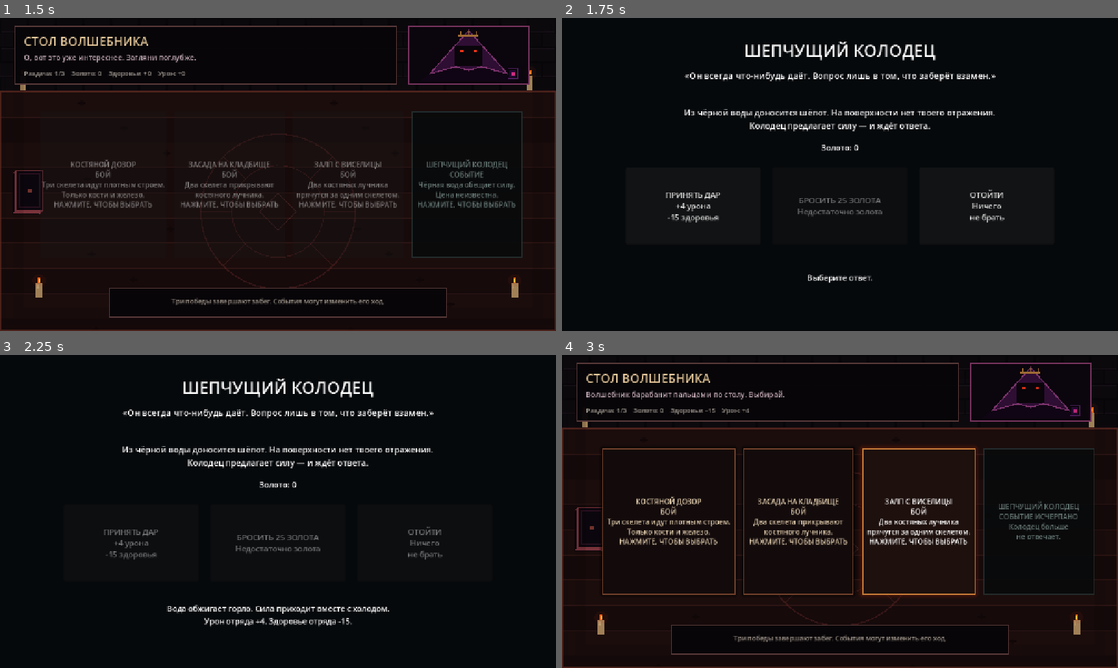
Above: before the commit, frames 1-4 (two rows, left to right).
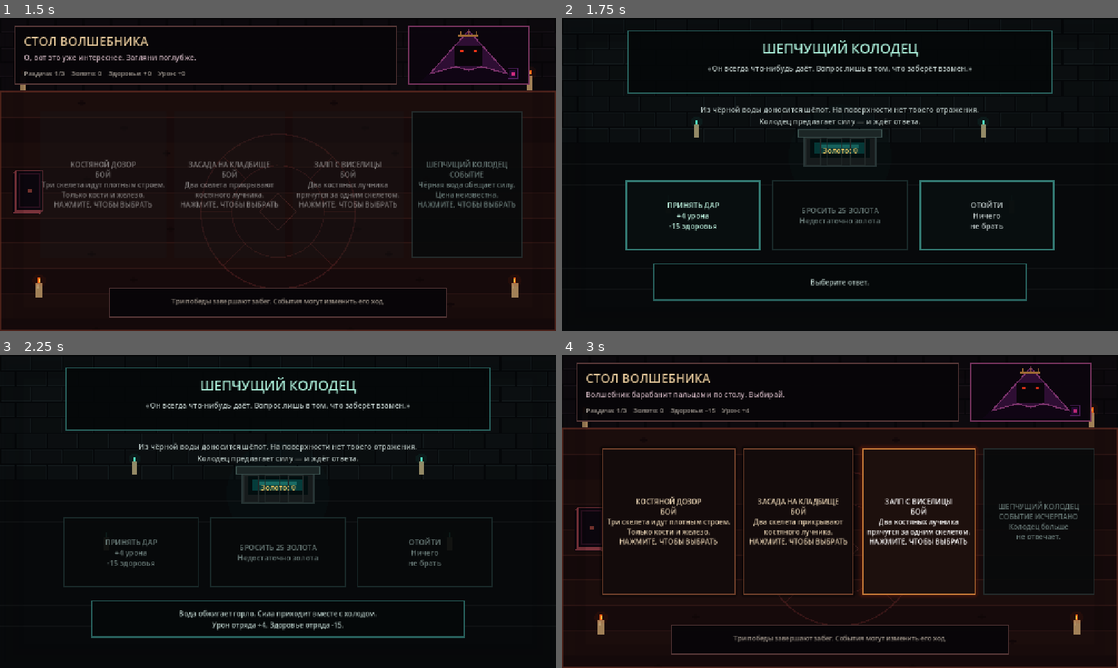
Above: after the commit, the same moments.

Repository: zampolit73/Misdeal
Game: Godot game, scene res://scenes/main/main.tscn
Same seed, same stepped clock (60 frames per second), same inputs: the game is played once before the commit and once after it.
Inputs (mouse positions are in pixels of both pictures, inside the frame that each line leads up to):
- Up to frame 1 (1.5 s): click "ВОЙТИ В ИГРУ" at 0.5 s; click "ШЕПЧУЩИЙ КОЛОДЕЦ СОБЫТИЕ Чёрн…" at 1.25 s
- Up to frame 2 (1.75 s): no input
- Up to frame 3 (2.25 s): click "ПРИНЯТЬ ДАР +4 урона -15 здор…" at 2 s
- Up to frame 4 (3 s): tap Enter at 2.75 s; move the mouse to (962, 495) at 2.77 s; click (962, 495) at 2.92 s

Frame 1 is identical in both runs. In frame 2, 8.8% of the frame differs, in the area x 11-89%, y 4-91%; in frame 3, 9.6%; in frame 4, nothing differs.

Commit message:
Convert Whispering Well to pixel UI

Diff:
--- a/scenes/event/whispering_well.tscn
+++ b/scenes/event/whispering_well.tscn
@@ -1,6 +1,47 @@
-[gd_scene load_steps=2 format=3]
+[gd_scene load_steps=7 format=3]
 
 [ext_resource type="Script" path="res://scripts/event/whispering_well.gd" id="1_event"]
+[ext_resource type="Script" path="res://scripts/event/whispering_well_visual.gd" id="2_visual"]
+
+[sub_resource type="StyleBoxFlat" id="Panel"]
+bg_color = Color(0.018, 0.030, 0.034, 0.94)
+border_width_left = 3
+border_width_top = 3
+border_width_right = 3
+border_width_bottom = 3
+border_color = Color(0.18, 0.44, 0.42, 0.85)
+
+[sub_resource type="StyleBoxFlat" id="ChoiceNormal"]
+bg_color = Color(0.032, 0.055, 0.058, 0.98)
+border_width_left = 3
+border_width_top = 3
+border_width_right = 3
+border_width_bottom = 3
+border_color = Color(0.20, 0.48, 0.45, 1)
+content_margin_left = 12.0
+content_margin_top = 12.0
+content_margin_right = 12.0
+content_margin_bottom = 12.0
+
+[sub_resource type="StyleBoxFlat" id="ChoiceHover"]
+bg_color = Color(0.045, 0.095, 0.092, 1)
+border_width_left = 3
+border_width_top = 3
+border_width_right = 3
+border_width_bottom = 3
+border_color = Color(0.42, 0.86, 0.75, 1)
+content_margin_left = 12.0
+content_margin_top = 12.0
+content_margin_right = 12.0
+content_margin_bottom = 12.0
+
+[sub_resource type="StyleBoxFlat" id="ChoiceDisabled"]
+bg_color = Color(0.028, 0.034, 0.038, 0.92)
+border_width_left = 2
+border_width_top = 2
+border_width_right = 2
+border_width_bottom = 2
+border_color = Color(0.12, 0.20, 0.20, 0.75)
 
 [node name="WhisperingWell" type="Control"]
 layout_mode = 3
@@ -19,35 +60,62 @@
 anchor_bottom = 1.0
 grow_horizontal = 2
 grow_vertical = 2
-color = Color(0.025, 0.035, 0.045, 1)
+color = Color(0.018, 0.025, 0.030, 1)
+
+[node name="Visual" type="Control" parent="."]
+mouse_filter = 2
+layout_mode = 1
+anchors_preset = 15
+anchor_right = 1.0
+anchor_bottom = 1.0
+grow_horizontal = 2
+grow_vertical = 2
+script = ExtResource("2_visual")
+
+[node name="HeaderPanel" type="Panel" parent="."]
+mouse_filter = 2
+offset_left = 150.0
+offset_top = 28.0
+offset_right = 1130.0
+offset_bottom = 174.0
+theme_override_styles/panel = SubResource("Panel")
 
 [node name="Title" type="Label" parent="."]
 mouse_filter = 2
-offset_left = 100.0
+offset_left = 180.0
 offset_top = 48.0
-offset_right = 1180.0
-offset_bottom = 100.0
-theme_override_font_sizes/font_size = 38
+offset_right = 1100.0
+offset_bottom = 88.0
+theme_override_colors/font_color = Color(0.66, 0.92, 0.84, 1)
+theme_override_colors/font_shadow_color = Color(0, 0, 0, 0.9)
+theme_override_constants/shadow_offset_x = 2
+theme_override_constants/shadow_offset_y = 2
+theme_override_font_sizes/font_size = 31
 text = "ШЕПЧУЩИЙ КОЛОДЕЦ"
 horizontal_alignment = 1
 
 [node name="WizardLine" type="Label" parent="."]
 mouse_filter = 2
-offset_left = 130.0
-offset_top = 118.0
-offset_right = 1150.0
-offset_bottom = 160.0
-theme_override_font_sizes/font_size = 20
+offset_left = 180.0
+offset_top = 103.0
+offset_right = 1100.0
+offset_bottom = 140.0
+theme_override_colors/font_color = Color(0.72, 0.77, 0.76, 1)
+theme_override_font_sizes/font_size = 17
 text = "«Он всегда что-нибудь даёт. Вопрос лишь в том, что заберёт взамен.»"
 horizontal_alignment = 1
 
 [node name="Description" type="Label" parent="."]
 mouse_filter = 2
-offset_left = 230.0
+offset_left = 275.0
 offset_top = 190.0
-offset_right = 1050.0
-offset_bottom = 275.0
-theme_override_font_sizes/font_size = 19
+offset_right = 1005.0
+offset_bottom = 258.0
+theme_override_colors/font_color = Color(0.72, 0.78, 0.77, 1)
+theme_override_colors/font_shadow_color = Color(0, 0, 0, 0.9)
+theme_override_constants/shadow_offset_x = 1
+theme_override_constants/shadow_offset_y = 1
+theme_override_font_sizes/font_size = 17
 text = "Из чёрной воды доносится шёпот. На поверхности нет твоего отражения.\nКолодец предлагает силу — и ждёт ответа."
 horizontal_alignment = 1
 vertical_alignment = 1
@@ -55,56 +123,84 @@
 
 [node name="GoldLabel" type="Label" parent="."]
 mouse_filter = 2
-offset_left = 500.0
-offset_top = 285.0
-offset_right = 780.0
-offset_bottom = 320.0
-theme_override_font_sizes/font_size = 18
+offset_left = 510.0
+offset_top = 292.0
+offset_right = 770.0
+offset_bottom = 322.0
+theme_override_colors/font_color = Color(0.92, 0.76, 0.38, 1)
+theme_override_font_sizes/font_size = 17
 text = "Золото: 0"
 horizontal_alignment = 1
 
 [node name="Choices" type="HBoxContainer" parent="."]
 offset_left = 120.0
-offset_top = 345.0
+offset_top = 374.0
 offset_right = 1160.0
-offset_bottom = 520.0
+offset_bottom = 534.0
 theme_override_constants/separation = 28
 alignment = 1
 
 [node name="AcceptGift" type="Button" parent="Choices"]
-custom_minimum_size = Vector2(310, 160)
+custom_minimum_size = Vector2(310, 150)
 layout_mode = 2
-theme_override_font_sizes/font_size = 18
+theme_override_colors/font_color = Color(0.72, 0.92, 0.85, 1)
+theme_override_colors/font_disabled_color = Color(0.40, 0.47, 0.46, 1)
+theme_override_font_sizes/font_size = 17
+theme_override_styles/normal = SubResource("ChoiceNormal")
+theme_override_styles/hover = SubResource("ChoiceHover")
+theme_override_styles/pressed = SubResource("ChoiceHover")
+theme_override_styles/disabled = SubResource("ChoiceDisabled")
 text = "ПРИНЯТЬ ДАР
 
 +4 урона
 -15 здоровья"
 
 [node name="PayCoin" type="Button" parent="Choices"]
-custom_minimum_size = Vector2(310, 160)
+custom_minimum_size = Vector2(310, 150)
 layout_mode = 2
-theme_override_font_sizes/font_size = 18
+theme_override_colors/font_color = Color(0.92, 0.80, 0.52, 1)
+theme_override_colors/font_disabled_color = Color(0.40, 0.47, 0.46, 1)
+theme_override_font_sizes/font_size = 17
+theme_override_styles/normal = SubResource("ChoiceNormal")
+theme_override_styles/hover = SubResource("ChoiceHover")
+theme_override_styles/pressed = SubResource("ChoiceHover")
+theme_override_styles/disabled = SubResource("ChoiceDisabled")
 text = "БРОСИТЬ 25 ЗОЛОТА
 
 +25 здоровья
 отряду"
 
 [node name="Leave" type="Button" parent="Choices"]
-custom_minimum_size = Vector2(310, 160)
+custom_minimum_size = Vector2(310, 150)
 layout_mode = 2
-theme_override_font_sizes/font_size = 18
+theme_override_colors/font_color = Color(0.72, 0.76, 0.76, 1)
+theme_override_colors/font_disabled_color = Color(0.40, 0.47, 0.46, 1)
+theme_override_font_sizes/font_size = 17
+theme_override_styles/normal = SubResource("ChoiceNormal")
+theme_override_styles/hover = SubResource("ChoiceHover")
+theme_override_styles/pressed = SubResource("ChoiceHover")
+theme_override_styles/disabled = SubResource("ChoiceDisabled")
 text = "ОТОЙТИ
 
 Ничего
 не брать"
 
+[node name="ResultPanel" type="Panel" parent="."]
+mouse_filter = 2
+offset_left = 210.0
+offset_top = 565.0
+offset_right = 1070.0
+offset_bottom = 650.0
+theme_override_styles/panel = SubResource("Panel")
+
 [node name="Result" type="Label" parent="."]
 mouse_filter = 2
-offset_left = 150.0
-offset_top = 560.0
-offset_right = 1130.0
-offset_bottom = 635.0
-theme_override_font_sizes/font_size = 18
+offset_left = 235.0
+offset_top = 578.0
+offset_right = 1045.0
+offset_bottom = 638.0
+theme_override_colors/font_color = Color(0.70, 0.78, 0.76, 1)
+theme_override_font_sizes/font_size = 16
 text = "Выберите ответ."
 horizontal_alignment = 1
 vertical_alignment = 1
